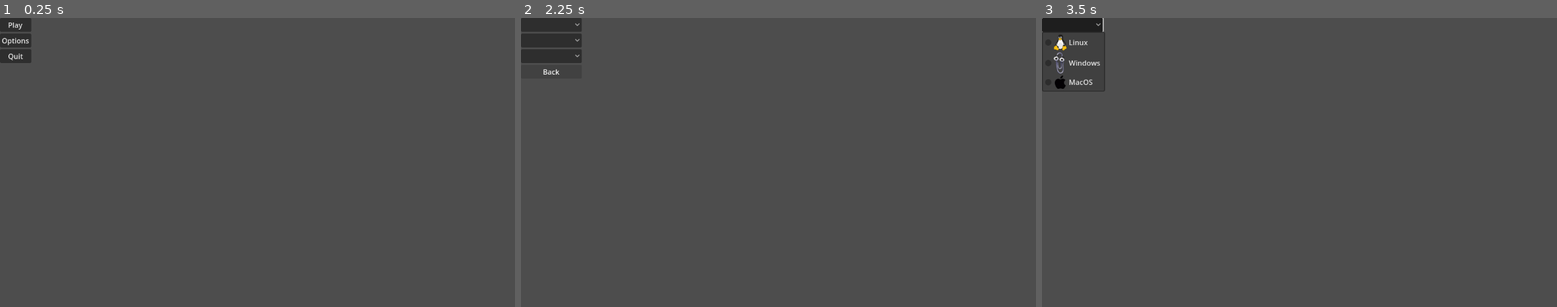
Above: before the commit, frames 1-3 (left to right).
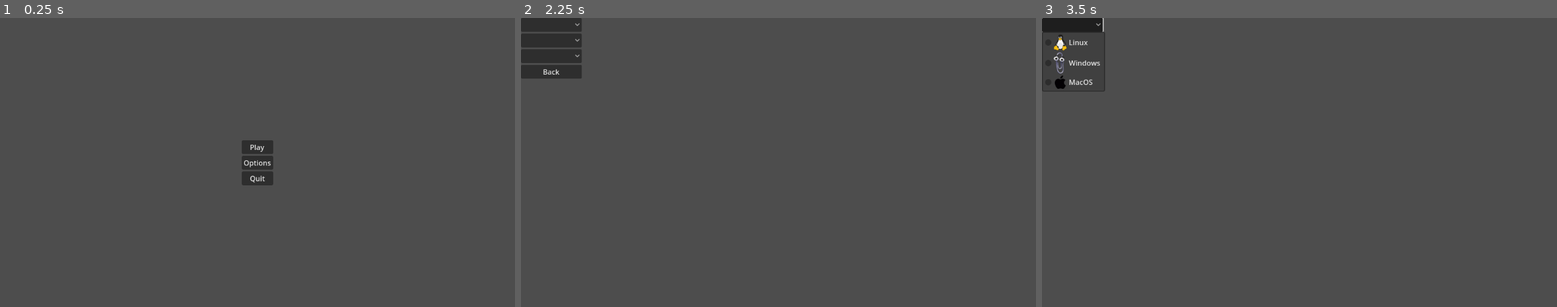
Above: after the commit, the same moments.

Repository: rutesantos4/ram-killer-scale-game-off-2023
Game: Godot game, scene res://main_menu.tscn
Same seed, same stepped clock (60 frames per second), same inputs: the game is played once before the commit and once after it.
Inputs (mouse positions are in pixels of both pictures, inside the frame that each line leads up to):
- Up to frame 1 (0.25 s): no input
- Up to frame 2 (2.25 s): click "Play" at 0.5 s; click "Back" at 1.25 s; click "Play" at 2 s
- Up to frame 3 (3.5 s): click (1072, 23) at 2.75 s

The runs differ from the first frame. In frame 1, 1.6% of the frame differs, in the area x 0-54%, y 0-58%; in frame 2, less than 0.1%; in frame 3, nothing differs.

Commit message:
style: center main menu

Diff:
--- a/main_menu.tscn
+++ b/main_menu.tscn
@@ -12,9 +12,18 @@
 script = ExtResource("1_qupq7")
 
 [node name="MarginContainer" type="MarginContainer" parent="."]
-layout_mode = 0
-offset_right = 40.0
-offset_bottom = 40.0
+layout_mode = 1
+anchors_preset = 8
+anchor_left = 0.5
+anchor_top = 0.5
+anchor_right = 0.5
+anchor_bottom = 0.5
+offset_left = -35.0
+offset_top = -50.5
+offset_right = 35.0
+offset_bottom = 50.5
+grow_horizontal = 2
+grow_vertical = 2
 
 [node name="VBoxContainer" type="VBoxContainer" parent="MarginContainer"]
 layout_mode = 2
